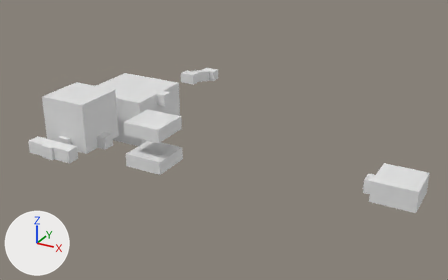
The glTF model asset/map04.glb: old version first, new version second.
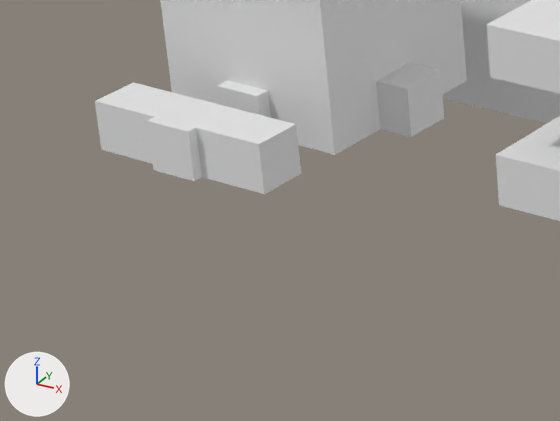
The first picture shows the older version from a camera (50 mm lens) standing at (64.5, -83.5, 39.5) and looking at (19.2, -1.1, -1.7). The close-ups show both versions on the part from 1% to 32% of the width and 42% to 78% of the height of that picture; other places that the commit changed are outside them. Arrows for +X, +Y and +Z are at lower left; the lights stay in place. Where no turn or scale is listed for an object, it has been applied to the vertices. Vertices at the same position are counted once.

In view in the first close-up: 'world_cube', 'world_main', 'world_rotA', 'world_rotB', 'world_straight'.
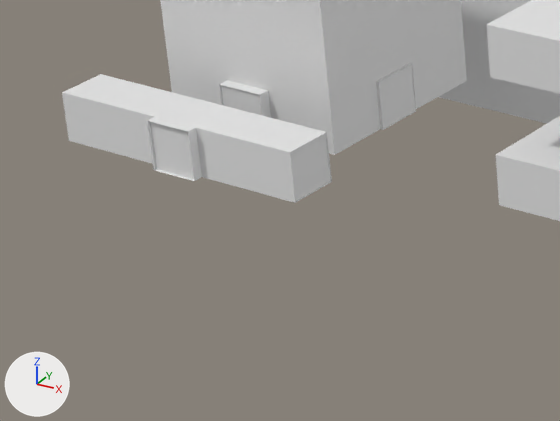
Where the change shows, as pixel boxes (x1, y1, x2, y2) in the close-ups (560 x 421 px; the box of a moved part takes in the faces that stretch with it):
'world_straight', reshaped (31% wider, 15% taller): before (95, 82, 301, 194); after (62, 74, 332, 203)
'portal_straight_s1_main_ms1', moved (not visible before): after (290, 133, 331, 202)
part 2 of me_cube_005, moved or reshaped: before (376, 63, 444, 137); after (376, 63, 416, 130)
part 3 of me_cube_005, moved or reshaped: before (217, 80, 271, 118); after (219, 80, 271, 118)
'portal_straight_s3_cube_c', unchanged, uncovered by the edit: after (150, 122, 194, 179)
'portal_cube_c1_rotA_rA1', unchanged, uncovered by the edit: after (379, 64, 415, 129)

Diff of the bpy script that builds the scene:
```diff
--- a/asset/map04.glb.py
+++ b/asset/map04.glb.py
@@ me_cube_001 @@
 # used by ob_world_straight; location = (0.0, 0.0, 0.0)
-me_cube_001.from_pydata(...)  # 17 vertices, 30 faces; spans x -4.0..4.0, y -21.78..-19.38, z -1.0..1.0
+me_cube_001.from_pydata(...)  # 17 vertices, 24 faces; spans x -5.66..5.45, y -21.78..-19.38, z -1.0..1.0
+# me_cube_001 part 1
+# 4 vertices are removed from x -4.0..4.0, y -21.38..-19.38, z -1.0..1.0
+# 18 faces are deleted
+# 4 vertices move from x -4.0..4.0, y -21.38..-19.38, z -1.0..1.0 to x -5.66..5.45, y -21.38..-19.38, z -1.0..1.0
+# 4 vertices are added at (-5.66, -19.38, -1.0), (-5.66, -21.38, 1.0), (5.45, -19.38, 1.0), (5.45, -21.38, -1.0)
+# 12 new faces join them
@@ me_cube_005 @@
 # used by ob_world_cube; location = (0.0, 0.0, 0.0)
-me_cube_005.from_pydata(...)  # 24 vertices, 44 faces; spans x -4.0..5.5, y -18.1..-9.5, z -1.0..7.0
+me_cube_005.from_pydata(...)  # 24 vertices, 40 faces; spans x -4.0..4.13, y -17.97..-9.5, z -1.0..7.0
+# me_cube_005 part 2: 2 vertices moved from x 5.5, y -14.86..-12.86, z -1.0..1.0 to x 4.13, y -14.86..-12.86, z -1.0..1.0; 2 vertices removed from x 5.5, y -14.86..-12.86, z -1.0..1.0; 2 vertices added at x 4.13, y -14.86..-12.86, z -1.0..1.0
+# me_cube_005 part 3: 2 vertices moved from x -1.0..1.0, y -18.1, z -1.0..1.0 to x -1.0..1.0, y -17.97, z -1.0..1.0; 2 vertices removed from x -1.0..1.0, y -18.1, z -1.0..1.0; 2 vertices added at x -1.0..1.0, y -17.97, z -1.0..1.0
@@ ob_portal_straight_s1_main_ms1 @@
 ob_portal_straight_s1_main_ms1 = bpy.data.objects.new('portal_straight_s1_main_ms1', me_plane_007)
-ob_portal_straight_s1_main_ms1.location = (3.9, -20.38, 0.0)
+ob_portal_straight_s1_main_ms1.location = (5.39, -20.38, 0.0)
```
